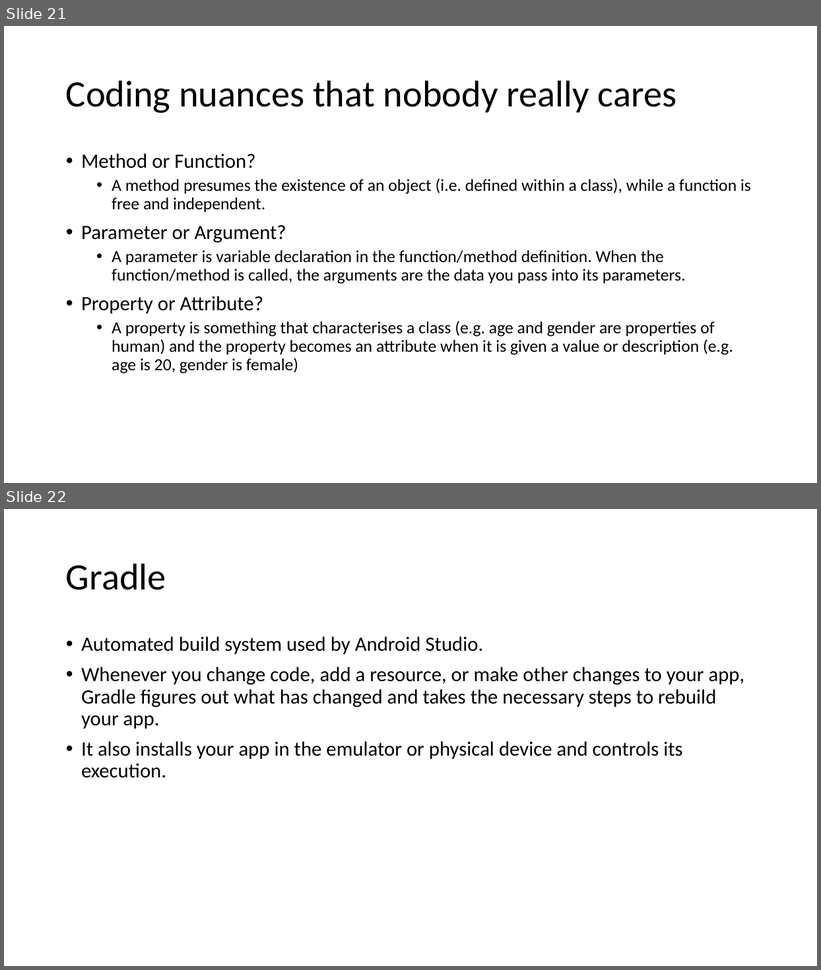
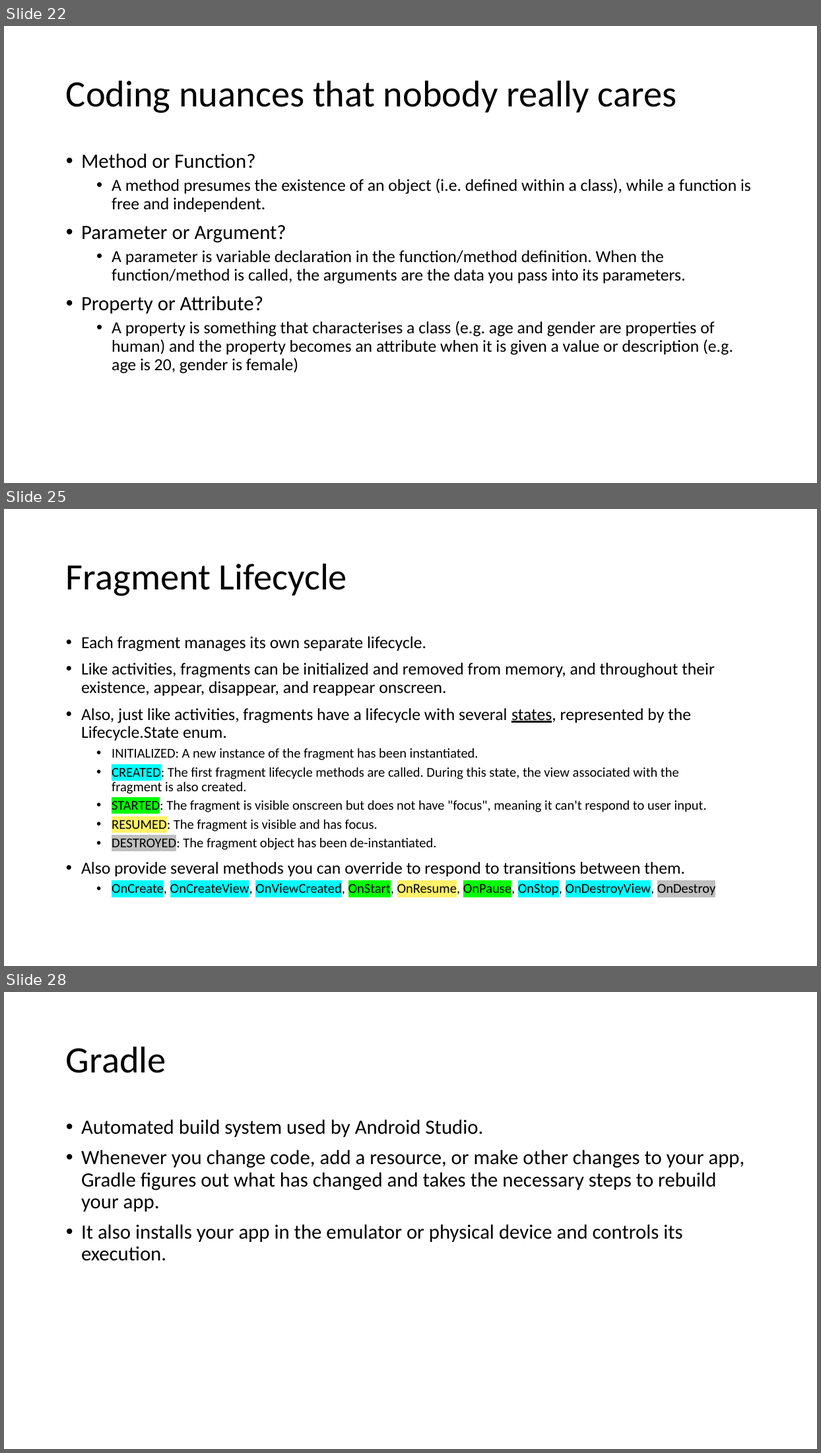
Before and after one commit to joellecorliss/Associate-Android-Developer, a slide deck: Android Basics in Kotlin.pptx. Shown one above the other, each under a label of ours: slides 21 and 22 before the commit, slides 22, 25 and 28 after it; the slides between them are not shown. The pictures are 821x970 and 821x1453 pixels, drawn with LibreOffice and Linux fonts; fonts in the diff are those of the drawing. Boxes give left, top, right and bottom in pixels: in the first picture for what was removed or moved away, otherwise in the second. Text is boxed around its words. In the diff, an @@ line names an element or a change of style, - is before the commit and + after.

```diff
--- a/Android Basics in Kotlin.pptx
+++ b/Android Basics in Kotlin.pptx
@@ slide 25 added at [4,509,817,966], background #FFFFFF @@
@@ title added at [66,563,347,596], 44 pt, text #000000 @@
+Fragment Lifecycle
@@ text added at [81,636,715,897], 16 pt, text #000000 @@
+• Each fragment manages its own separate lifecycle.
+• Like activities, fragments can be initialized and removed from memory, and throughout their existence, appear, disappear, and reappear onscreen.
+• Also, just like activities, fragments have a lifecycle with several states, represented by the Lifecycle.State enum.
+  • INITIALIZED: A new instance of the fragment has been instantiated.
+  • CREATED: The first fragment lifecycle methods are called. During this state, the view associated with the fragment is also created.
+  • STARTED: The fragment is visible onscreen but does not have "focus", meaning it can't respond to user input.
+  • RESUMED: The fragment is visible and has focus.
+  • DESTROYED: The fragment object has been de-instantiated.
+• Also provide several methods you can override to respond to transitions between them.
+  • OnCreate, OnCreateView, OnViewCreated, OnStart, OnResume, OnPause, OnStop, OnDestroyView, OnDestroy
@@ what was slide 21 is now slide 22 @@
@@ what was slide 22 is now slide 28 @@
```
Also in this commit, not shown: 4 slides changed, 6 other slides added.
